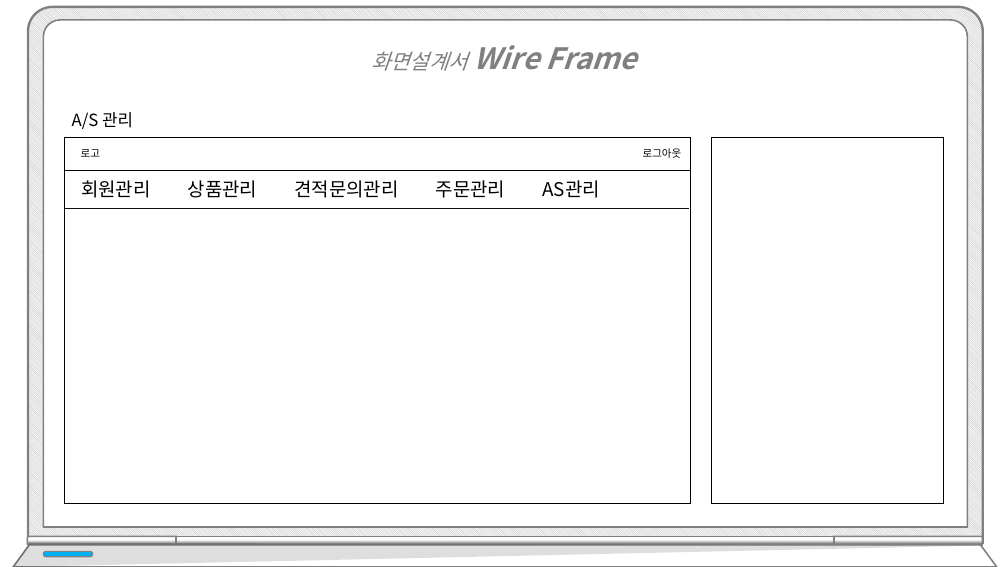
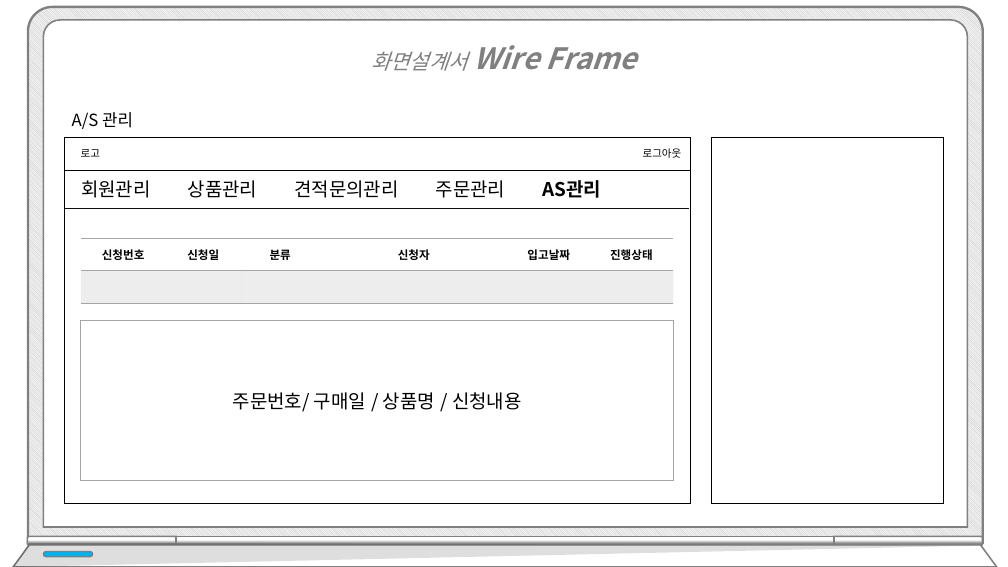
Before and after one commit to hhsw07/ezen-academy-projects, a slide deck: slide 20 of WebContent/cmk/프로젝트5.pptx. Drawn at 1008x567 pixels with LibreOffice and Linux fonts; fonts in the diff are those of the drawing. Boxes give left, top, right and bottom in pixels: in the first picture for what was removed or moved away, otherwise in the second. Text is boxed around its words. In the diff, an @@ line names an element or a change of style, - is before the commit and + after.

```diff
--- a/WebContent/cmk/프로젝트5.pptx
+++ b/WebContent/cmk/프로젝트5.pptx
@@ text "회원관리 상품관리 견적문의관리 주문관리 AS관리" at (81, 180, 601, 198): bold on in "AS관리" @@
@@ table added at (81, 238, 673, 414), 2 rows, 6 columns @@
+신청번호 | 신청일 | 분류 | 신청자 | 입고날짜 | 진행상태
+ |  |  |  |  | 
@@ rectangle added at (81, 321, 674, 481), fill #FFFFFF, outline #A5A5A5 1 pt, 18 pt, text #000000 @@
+주문번호/ 구매일 / 상품명 / 신청내용
```
Also in this commit, not shown: 5 other slides changed, 1 other file.
